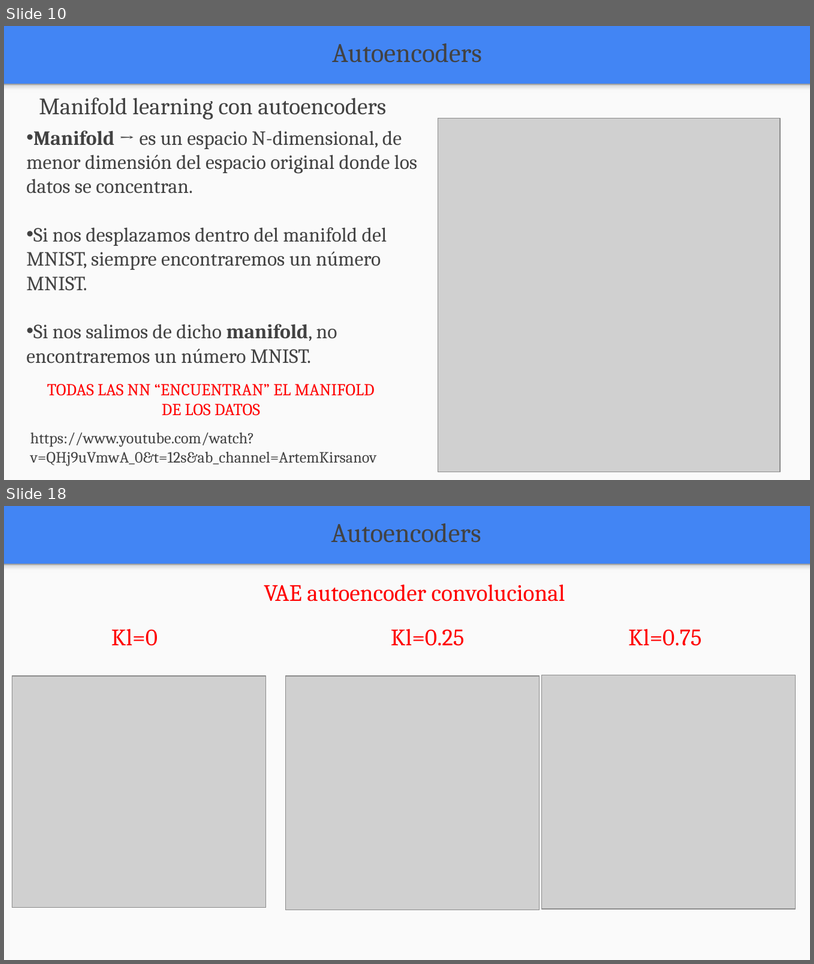
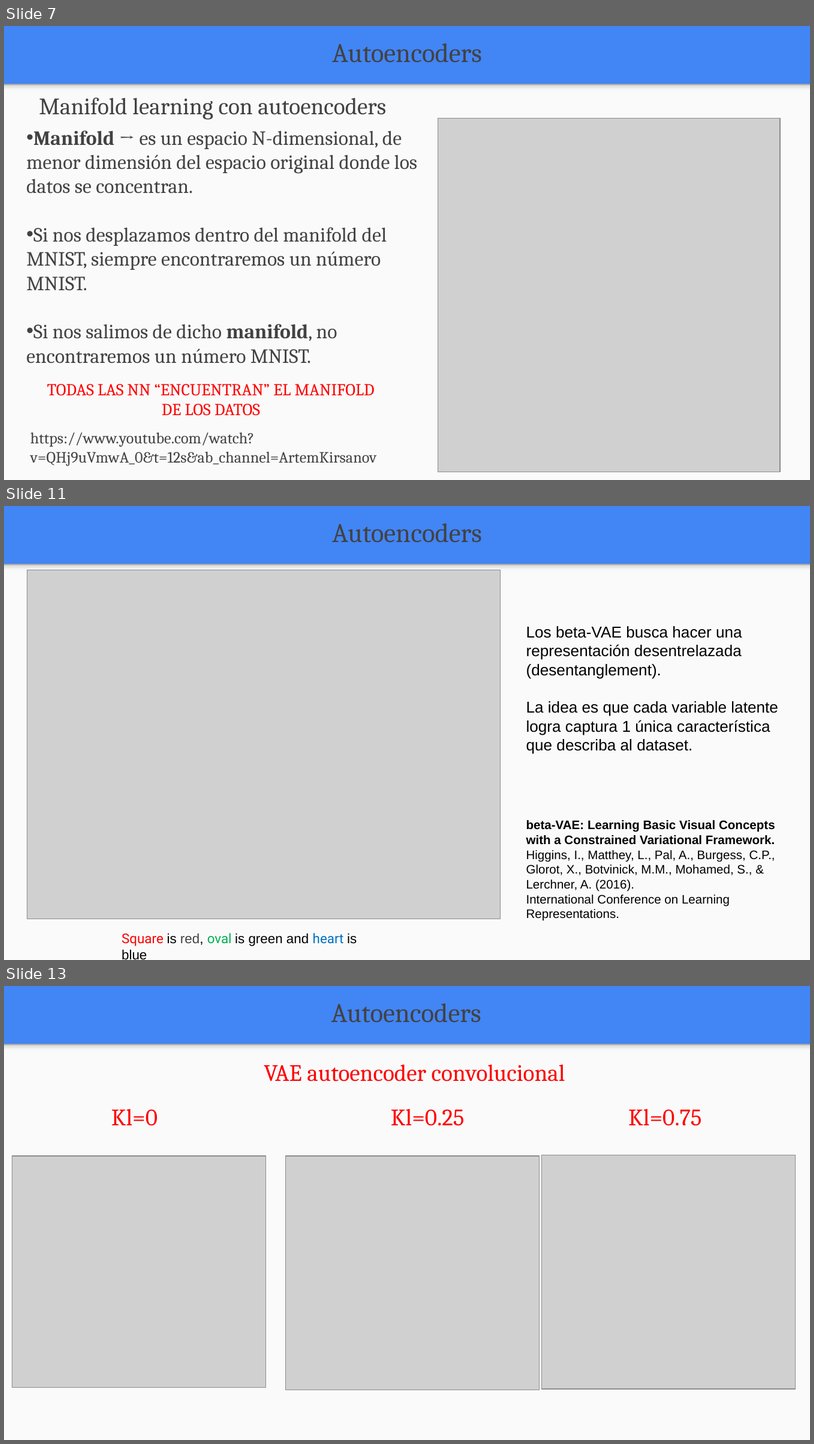
Before and after one commit to FIUBA-Posgrado-Inteligencia-Artificial/aprendizaje_profundo, a slide deck: clase_7/teoria/Clase_7.pptx. Shown one above the other, each under a label of ours: slides 10 and 18 before the commit, slides 7, 11 and 13 after it; the slides between them are not shown. The pictures are 814x964 and 814x1444 pixels, drawn with LibreOffice and Linux fonts; fonts in the diff are those of the drawing; grey boxes stand for pictures. Boxes give left, top, right and bottom in pixels: in the first picture for what was removed or moved away, otherwise in the second. Text is boxed around its words. In the diff, an @@ line names an element or a change of style, - is before the commit and + after.

```diff
--- a/clase_7/teoria/Clase_7.pptx
+++ b/clase_7/teoria/Clase_7.pptx
@@ slide 11 added at [4, 506, 810, 960], background #4285F4; not listed: 2 template elements that a slide beside it also shows @@
@@ text added at [332, 523, 482, 543], 24 pt, text #424242 @@
+Autoencoders
@@ picture added at [27, 570, 501, 919] @@
@@ text added at [527, 626, 778, 754], 14 pt, text #000000 @@
+Los beta-VAE busca hacer una representación desentrelazada (desentanglement).
+La idea es que cada variable latente logra captura 1 única característica que describa al dataset.
@@ text added at [527, 820, 776, 921], 11 pt, text #000000 @@
+beta-VAE: Learning Basic Visual Concepts with a Constrained Variational Framework.
+Higgins, I., Matthey, L., Pal, A., Burgess, C.P., Glorot, X., Botvinick, M.M., Mohamed, S., & Lerchner, A. (2016).
+International Conference on Learning Representations.
@@ text added at [122, 933, 357, 946], 12 pt, text #000000 @@
+Square is red, oval is green and heart is blue
@@ what was slide 10 is now slide 7 @@
@@ what was slide 18 is now slide 13 @@
```
Also in this commit, not shown: 8 slides changed, 1 other slide added, 11 slides removed, 25 other files.
